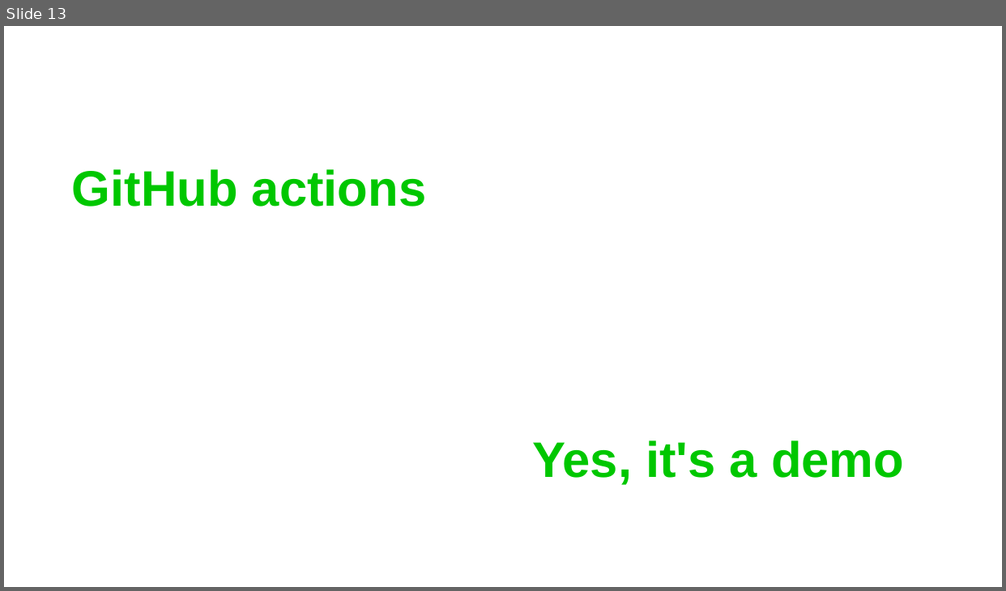
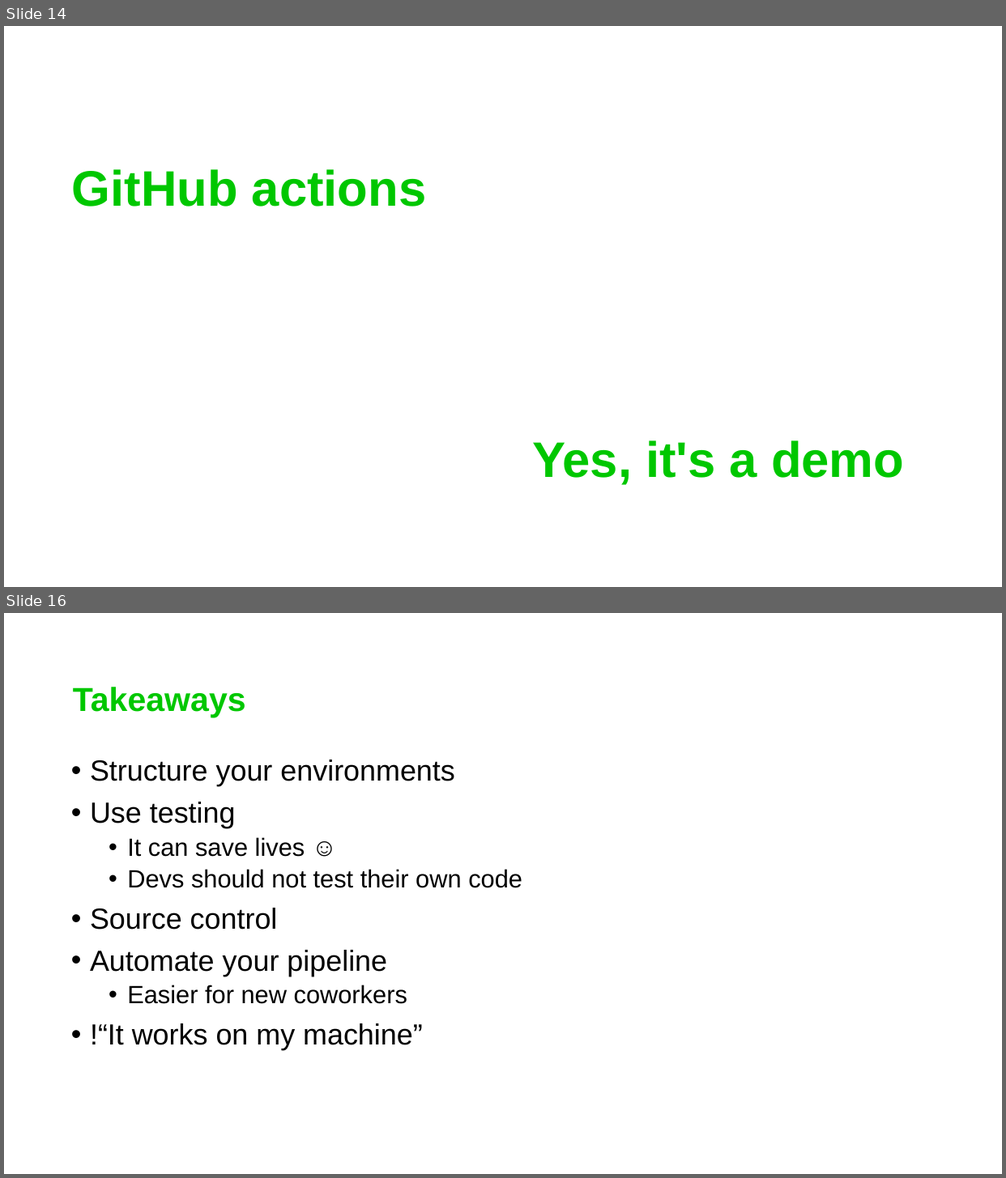
Before and after one commit to GuidoZam/espc-spfx-session-demo, a slide deck: .demo/ESPC25_SPFx_Slides.pptx. Shown one above the other, each under a label of ours: slide 13 before the commit, slides 14 and 16 after it; the slides between them are not shown. The pictures are 1006x591 and 1006x1178 pixels, drawn with LibreOffice and Linux fonts; fonts in the diff are those of the drawing; background and template pictures are left out. Boxes give left, top, right and bottom in pixels: in the first picture for what was removed or moved away, otherwise in the second. Text is boxed around its words. In the diff, an @@ line names an element or a change of style, - is before the commit and + after.

```diff
--- a/.demo/ESPC25_SPFx_Slides.pptx
+++ b/.demo/ESPC25_SPFx_Slides.pptx
@@ slide 16 added at (4, 613, 1002, 1174), background picture (left out) @@
@@ text added at (73, 687, 246, 717), 32 pt, text #00C700, bold @@
+Takeaways
@@ text added at (90, 760, 522, 1050), 28 pt, text #000000 @@
+• Structure your environments
+• Use testing
+  • It can save lives ☺
+  • Devs should not test their own code
+• Source control
+• Automate your pipeline
+  • Easier for new coworkers
+• !“It works on my machine”
@@ what was slide 13 is now slide 14 @@
```
Also in this commit, not shown: 4 slides changed, 1 other slide added.
